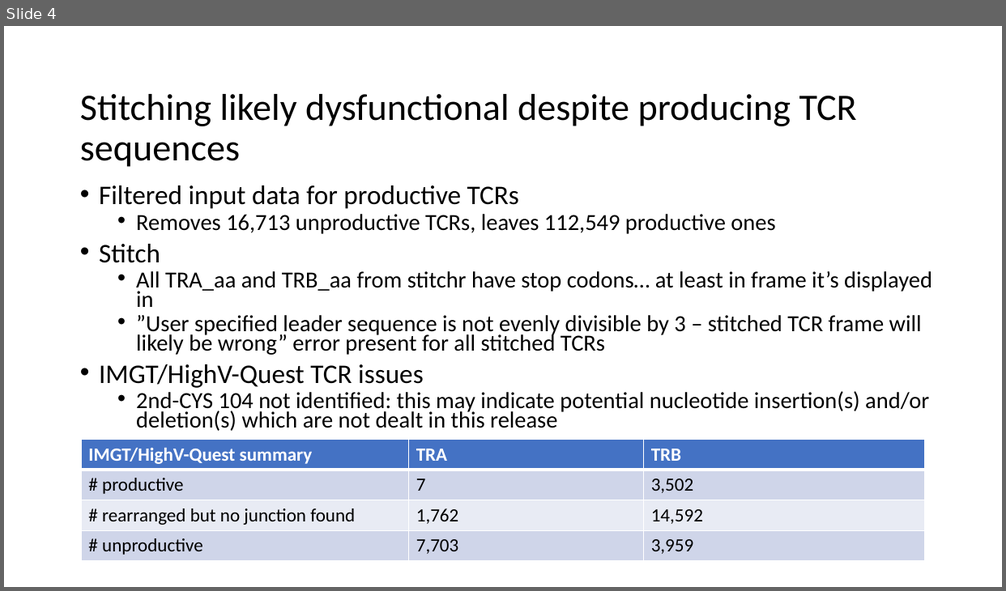
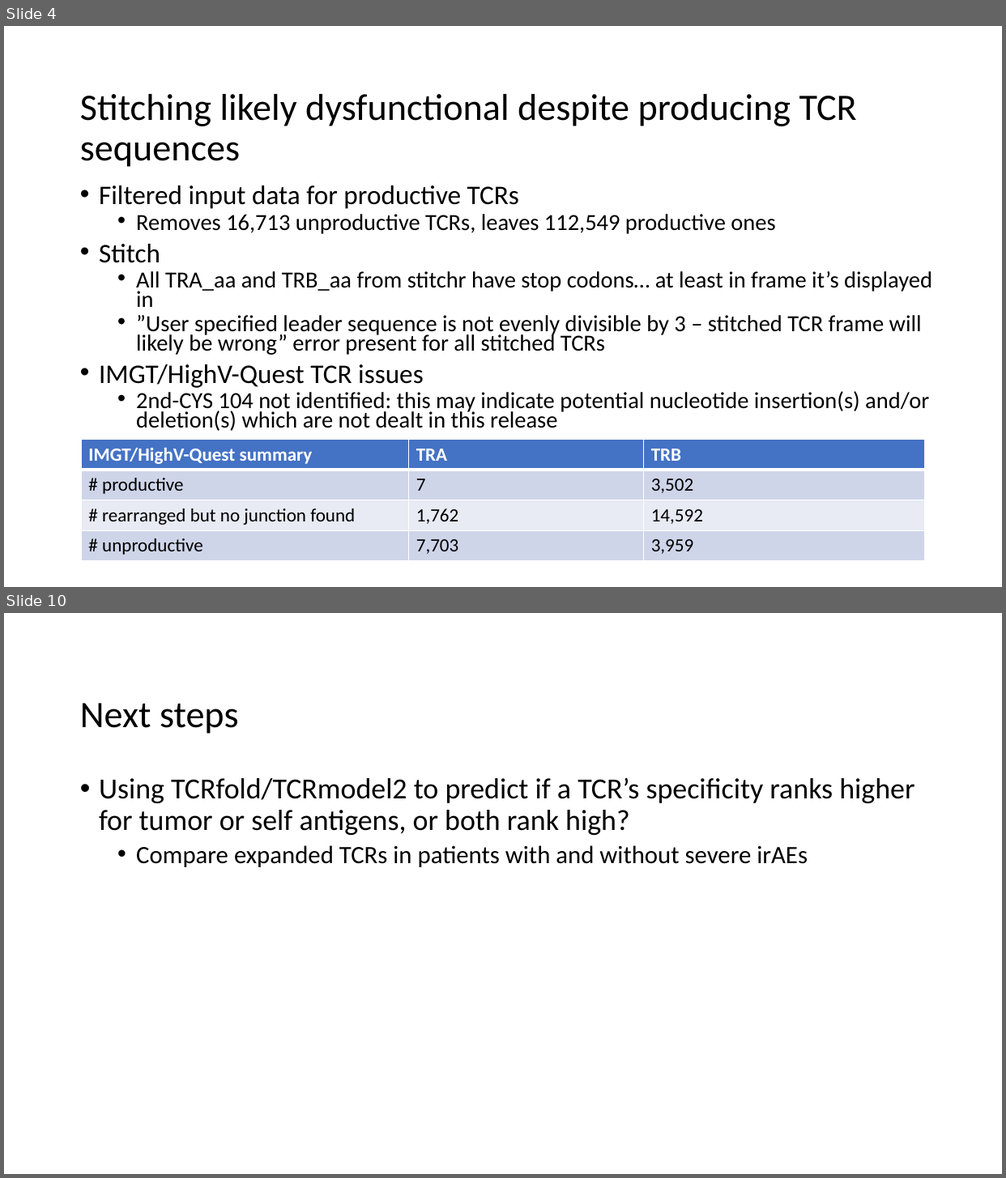
Before and after one commit to tybottorff/bottorffdocs, a slide deck: linsley_postdoc/presentations/weekly_meetings/11_9_23.pptx. Shown one above the other, each under a label of ours: slide 4 before the commit, slides 4 and 10 after it; the slides between them are not shown. The pictures are 1006x591 and 1006x1178 pixels, drawn with LibreOffice and Linux fonts; fonts in the diff are those of the drawing. Boxes give left, top, right and bottom in pixels: in the first picture for what was removed or moved away, otherwise in the second. Text is boxed around its words. In the diff, an @@ line names an element or a change of style, - is before the commit and + after.

```diff
--- a/linsley_postdoc/presentations/weekly_meetings/11_9_23.pptx
+++ b/linsley_postdoc/presentations/weekly_meetings/11_9_23.pptx
@@ slide 10 added at (x1=4, y1=613, x2=1002, y2=1174), background #FFFFFF @@
@@ title added at (x1=80, y1=703, x2=239, y2=734), 36 pt, text #000000 @@
+Next steps
@@ text added at (x1=99, y1=777, x2=914, y2=867), 28 pt, text #000000 @@
+• Using TCRfold/TCRmodel2 to predict if a TCR’s specificity ranks higher for tumor or self antigens, or both rank high?
+  • Compare expanded TCRs in patients with and without severe irAEs
```
Also in this commit, not shown: 5 other slides added.
